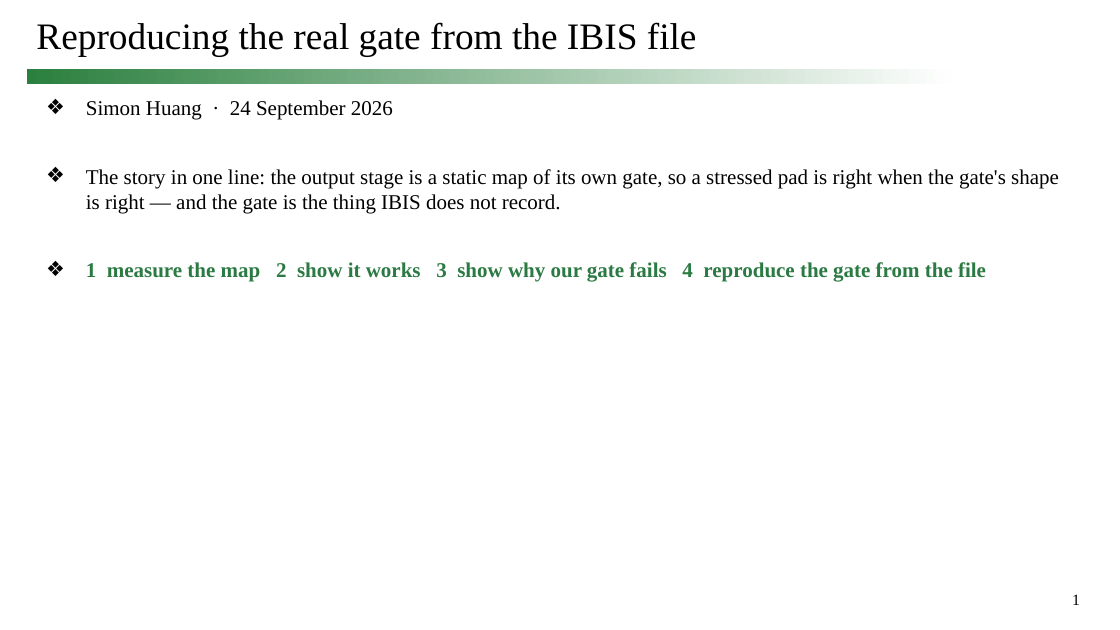
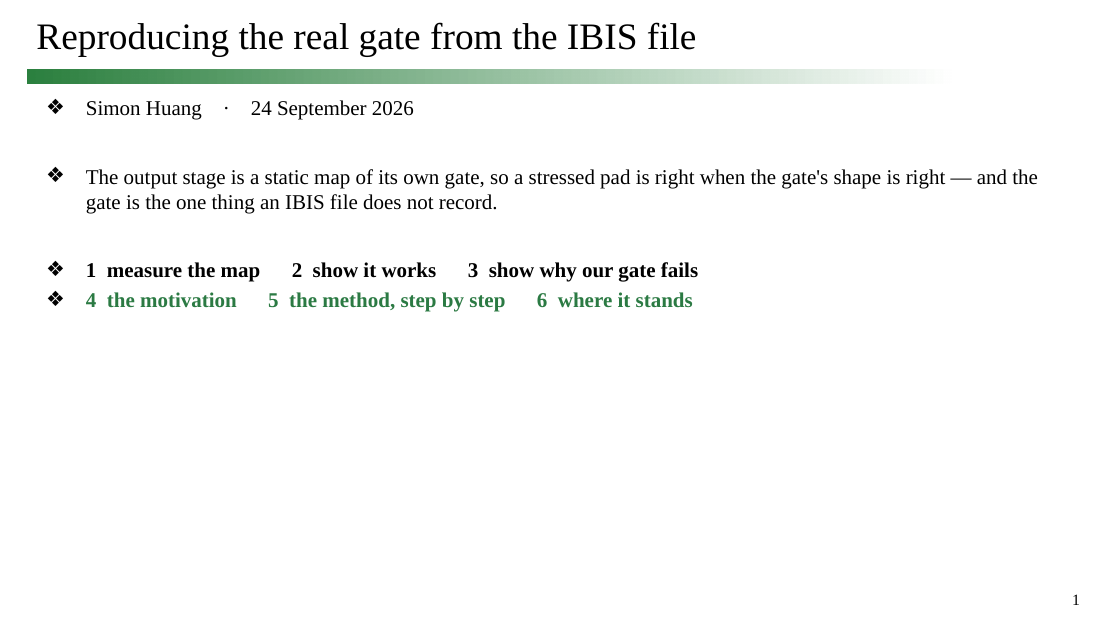
Before and after one commit to simon9721/ibis_comparison, a slide deck: slide 1 of results/meeting_deck_2026-09-24/0924_track1_story.pptx. Drawn at 1120x630 pixels with LibreOffice and Linux fonts; fonts in the diff are those of the drawing. Boxes give left, top, right and bottom in pixels: in the first picture for what was removed or moved away, otherwise in the second. Text is boxed around its words. In the diff, an @@ line names an element or a change of style, - is before the commit and + after.

```diff
--- a/results/meeting_deck_2026-09-24/0924_track1_story.pptx
+++ b/results/meeting_deck_2026-09-24/0924_track1_story.pptx
@@ text at box(86, 169, 1038, 312): text changed @@
-❖ The story in one line: the output stage is a static map of its own gate, so a stressed pad is right when the gate's shape is right — and the gate is the thing IBIS does not record.
-❖ 1 measure the map 2 show it works 3 show why our gate fails 4 reproduce the gate from the file
+❖ The output stage is a static map of its own gate, so a stressed pad is right when the gate's shape is right — and the gate is the one thing an IBIS file does not record.
+❖ 1 measure the map 2 show it works 3 show why our gate fails
+❖ 4 the motivation 5 the method, step by step 6 where it stands
```
Also in this commit, not shown: 22 other slides changed, 16 other files.
